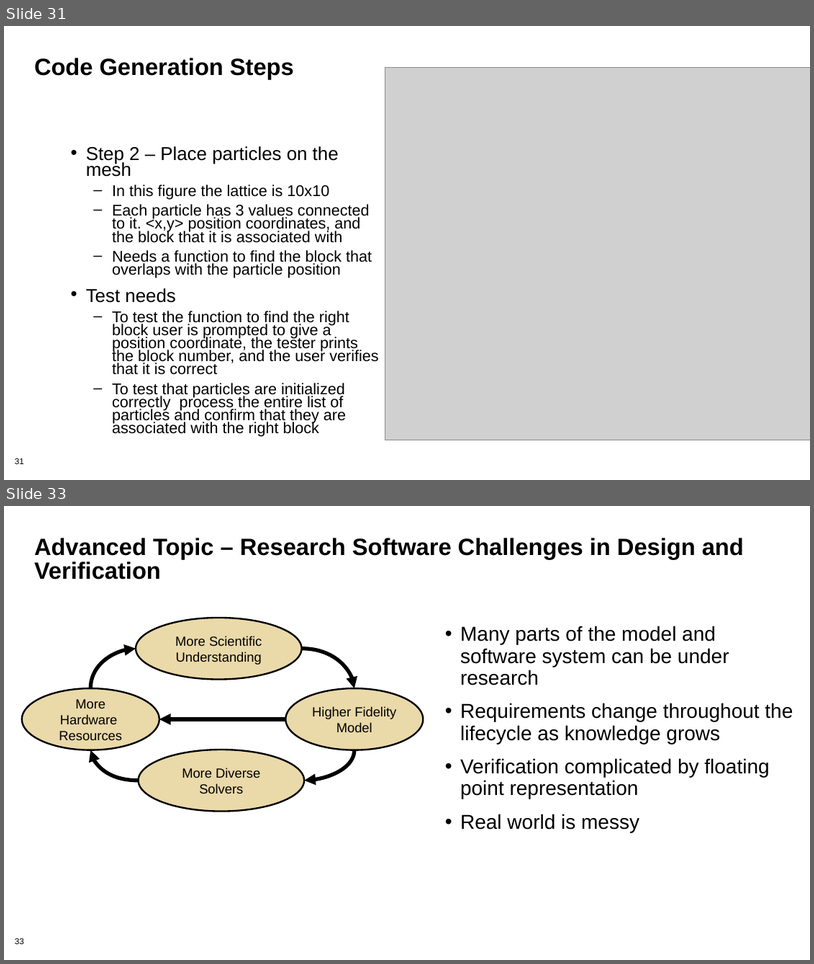
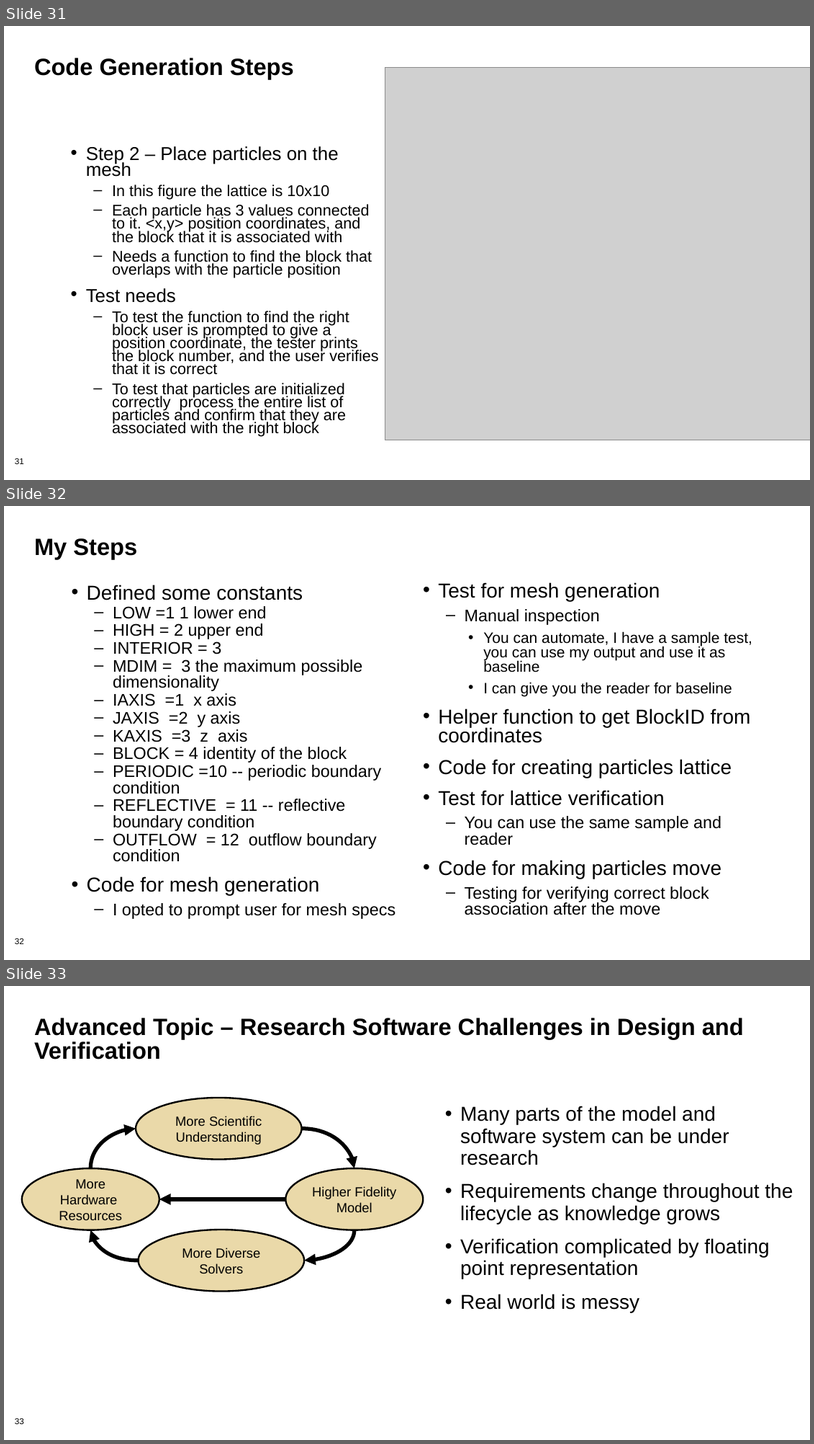
Before and after one commit to bssw-tutorial/presentations, a slide deck: dev-test-llm.pptx. Shown one above the other, each under a label of ours: slides 31 and 33 before the commit, slides 31, 32 and 33 after it; the slides between them are not shown. The pictures are 814x964 and 814x1444 pixels, drawn with LibreOffice and Linux fonts; fonts in the diff are those of the drawing; grey boxes stand for pictures. Boxes give left, top, right and bottom in pixels: in the first picture for what was removed or moved away, otherwise in the second. Text is boxed around its words. In the diff, an @@ line names an element or a change of style, - is before the commit and + after.

Commit message:
added a slide for steps in code generation

```diff
--- a/dev-test-llm.pptx
+++ b/dev-test-llm.pptx
@@ slide 32 added at [4, 506, 810, 960], background #FFFFFF; not listed: 1 template element that a slide beside it also shows @@
@@ title added at [34, 538, 137, 559], 28 pt, text #000000, bold @@
+My Steps
@@ text added at [87, 584, 396, 919], 20 pt, text #000000 @@
+• Defined some constants
+  – LOW =1 1 lower end
+  – HIGH = 2 upper end
+  – INTERIOR = 3
+  – MDIM = 3 the maximum possible dimensionality
+  – IAXIS =1 x axis
+  – JAXIS =2 y axis
+  – KAXIS =3 z axis
+  – BLOCK = 4 identity of the block
+  – PERIODIC =10 -- periodic boundary condition
+  – REFLECTIVE = 11 -- reflective boundary condition
+  – OUTFLOW = 12 outflow boundary condition
+• Code for mesh generation
+  – I opted to prompt user for mesh specs
@@ text added at [438, 582, 753, 915], 24 pt, text #000000 @@
+• Test for mesh generation
+  – Manual inspection
+    • You can automate, I have a sample test, you can use my output and use it as baseline
+    • I can give you the reader for baseline
+• Helper function to get BlockID from coordinates
+• Code for creating particles lattice
+• Test for lattice verification
+  – You can use the same sample and reader
+• Code for making particles move
+  – Testing for verifying correct block association after the move
```
Also in this commit, not shown: 1 slide changed, 1 slide removed.
